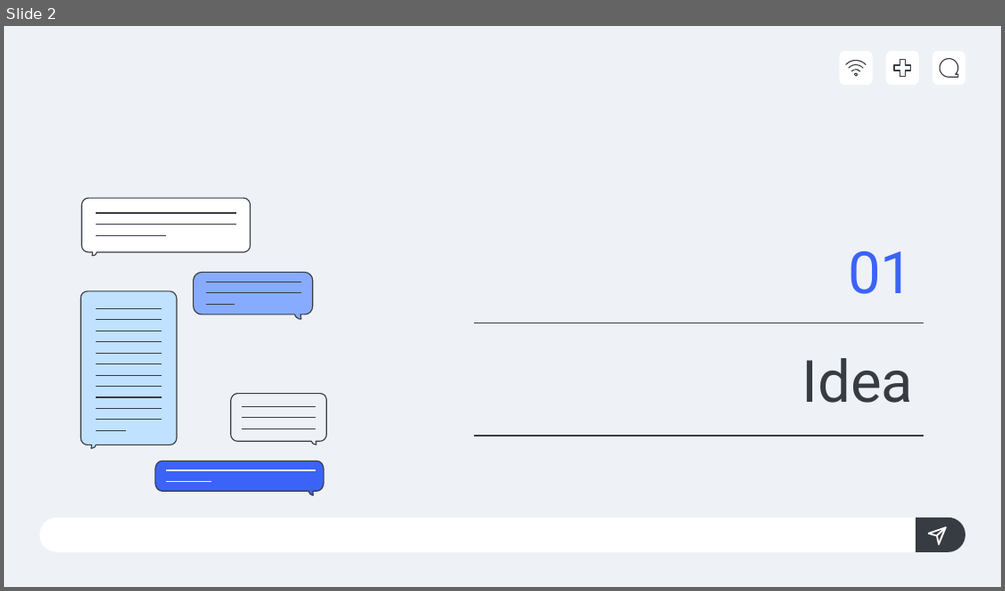
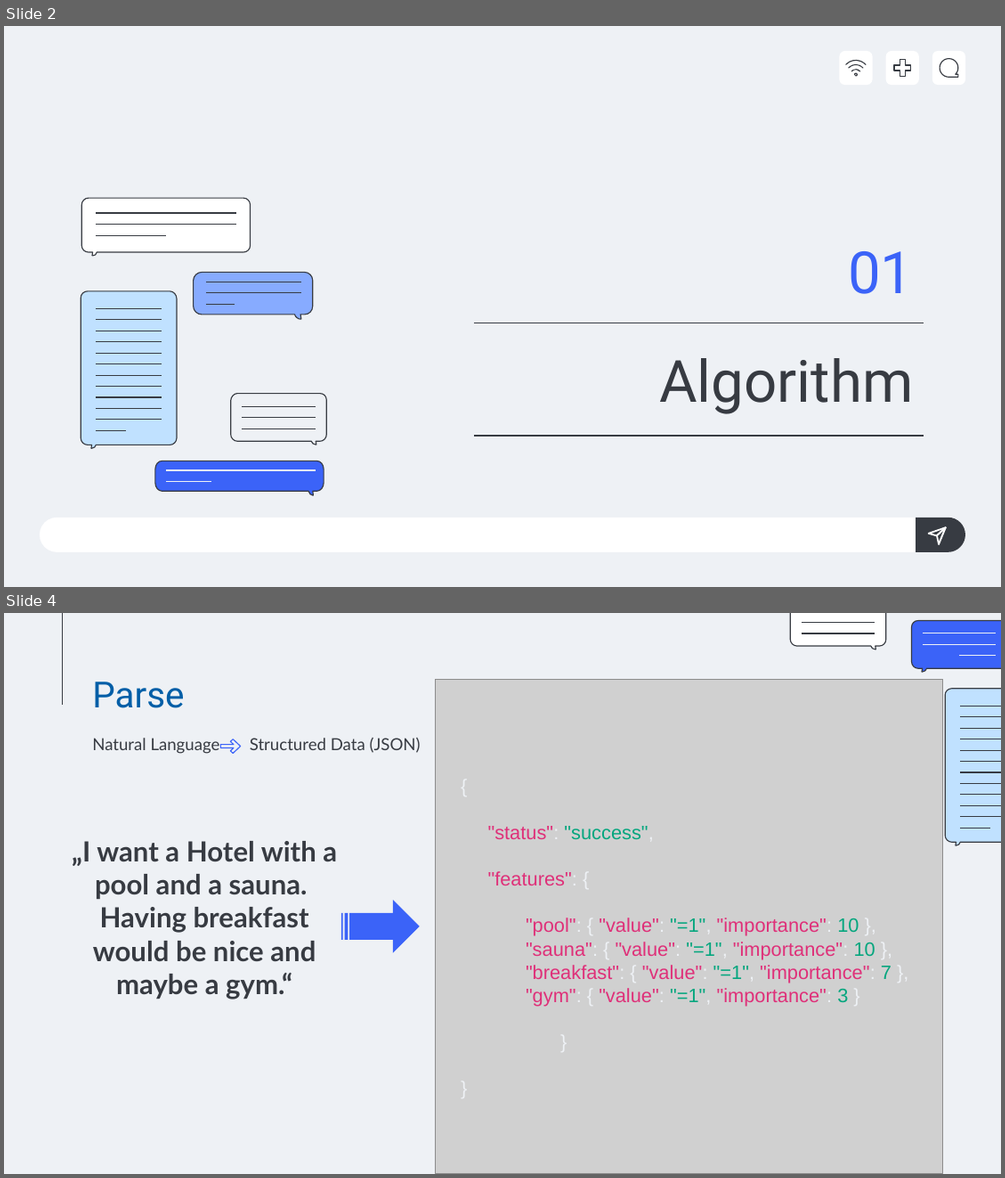
Before and after one commit to M4RKUS28/SmartStay24, a slide deck: Makeathon Check24 - Pitch.pptx. Shown one above the other, each under a label of ours: slide 2 before the commit, slides 2 and 4 after it; the slides between them are not shown. The pictures are 1005x591 and 1005x1178 pixels, drawn with LibreOffice and Linux fonts; fonts in the diff are those of the drawing; grey boxes stand for pictures. Boxes give left, top, right and bottom in pixels: in the first picture for what was removed or moved away, otherwise in the second. Text is boxed around its words. In the diff, an @@ line names an element or a change of style, - is before the commit and + after.

```diff
--- a/Makeathon Check24 - Pitch.pptx
+++ b/Makeathon Check24 - Pitch.pptx
@@ slide 4 added at (4,613,1001,1174), background #EEF1F5 @@
@@ line added from (63, 613) to (63, 705), #373B42 0.75 pt @@
@@ title added at (92,682,184,708), 26 pt, text #005EA7 @@
+Parse
@@ picture added at (436,680,943,1173) @@
@@ subtitle added at (92,738,421,754), 12 pt, text #373B42 @@
+Natural Language Structured Data (JSON)
@@ freeform shape added at (220,739,240,754), outline #3B63F8 0.75 pt @@
@@ text added at (488,826,891,1006), 14 pt, text #DF3079 @@
+{
+    "status": "success",
+    "features": {
+    "pool": { "value": "=1", "importance": 10 },
+    "sauna": { "value": "=1", "importance": 10 },
+    "breakfast": { "value": "=1", "importance": 7 },
+    "gym": { "value": "=1", "importance": 3 }
+    }
+}
@@ subtitle added at (72,841,337,999), 20 pt, text #373B42, bold @@
+„I want a Hotel with a pool and a sauna.
+Having breakfast would be nice and maybe a gym.“
@@ group added at (791,613,1001,845): 17 lines, 3 freeform shapes @@
@@ striped right arrow added at (341,900,420,953), fill #3B63F8 @@
@@ slide 2 changed as well @@
@@ title at (659,358,913,414): text changed @@
-Idea
+Algorithm
```
Also in this commit, not shown: 3 other slides changed, 6 other slides added, 3 slides removed.
